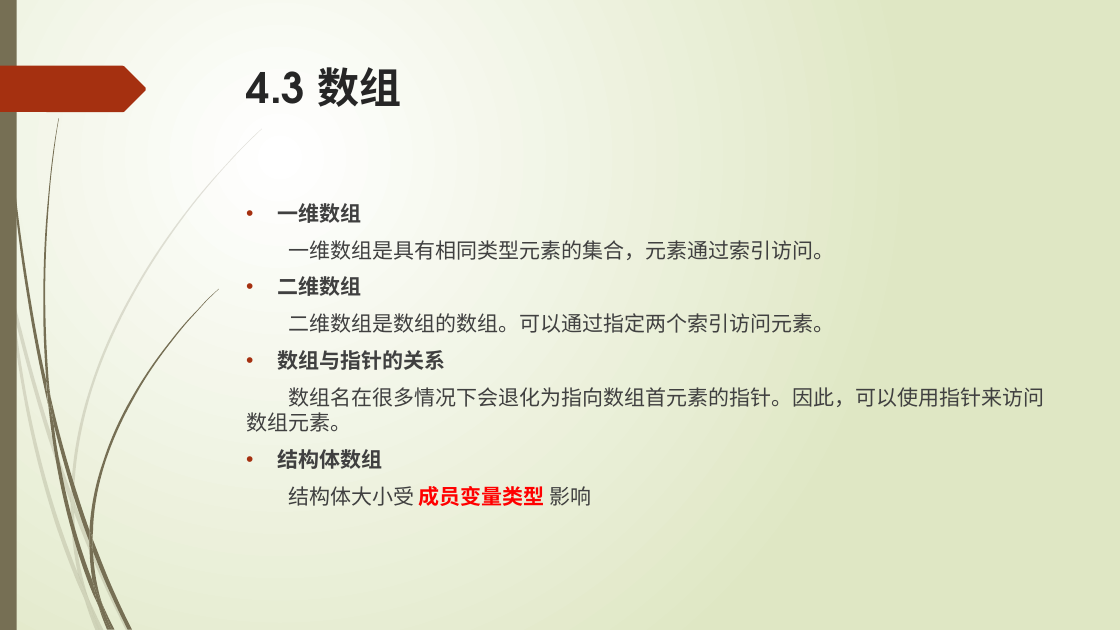
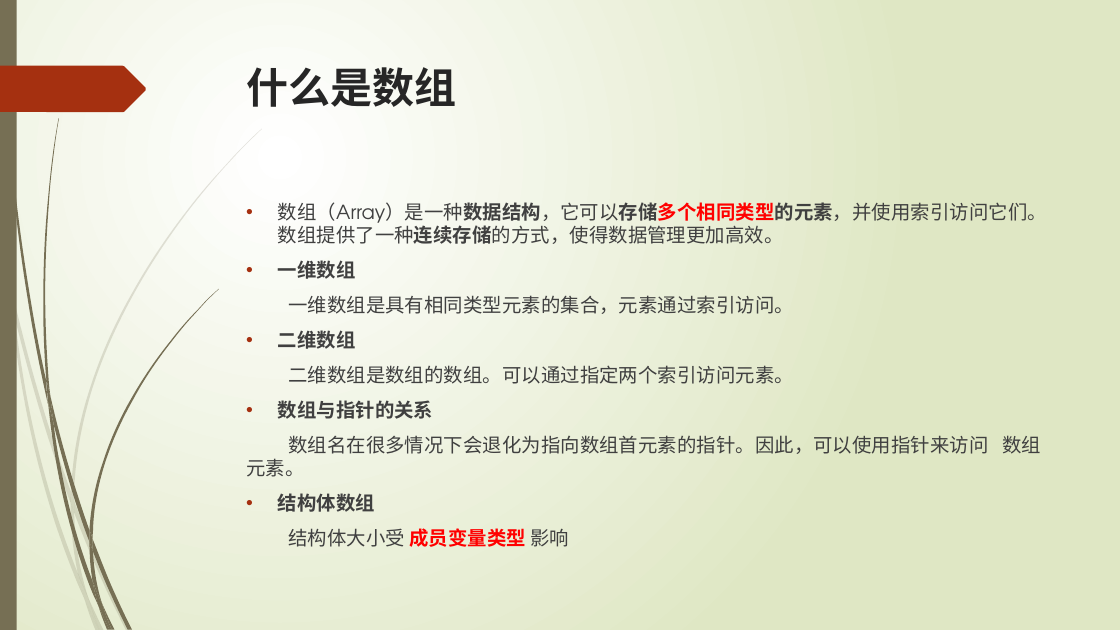
Before and after one commit to liuty2006/learn, a slide deck: slide 49 of learn_cpp/docs/C++语言培训.pptx (slide 47 before the commit). Drawn at 1120x630 pixels with LibreOffice and Linux fonts; fonts in the diff are those of the drawing. Boxes give left, top, right and bottom in pixels: in the first picture for what was removed or moved away, otherwise in the second. Text is boxed around its words. In the diff, an @@ line names an element or a change of style, - is before the commit and + after.

```diff
--- a/learn_cpp/docs/C++语言培训.pptx
+++ b/learn_cpp/docs/C++语言培训.pptx
@@ title at [247,67,457,107]: text changed @@
-4.3 数组
+什么是数组
@@ text at [278,199,1047,244]: paragraph added @@
+• 数组（Array）是一种数据结构，它可以存储多个相同类型的元素，并使用索引访问它们。数组提供了一种连续存储的方式，使得数据管理更加高效。
@@ text at [246,260,1041,547]: size 18 to 16.6 pt in "一维数组", "一维数组是具有相同类型元素的集合，元素通过索引访问。", "二维数组", "二维数组是数组的数组。可以通过指定两个索引访问元素。" and 4 more places @@
```
Also in this commit, not shown: 3 other slides changed, 3 slides added, 9 other files.
